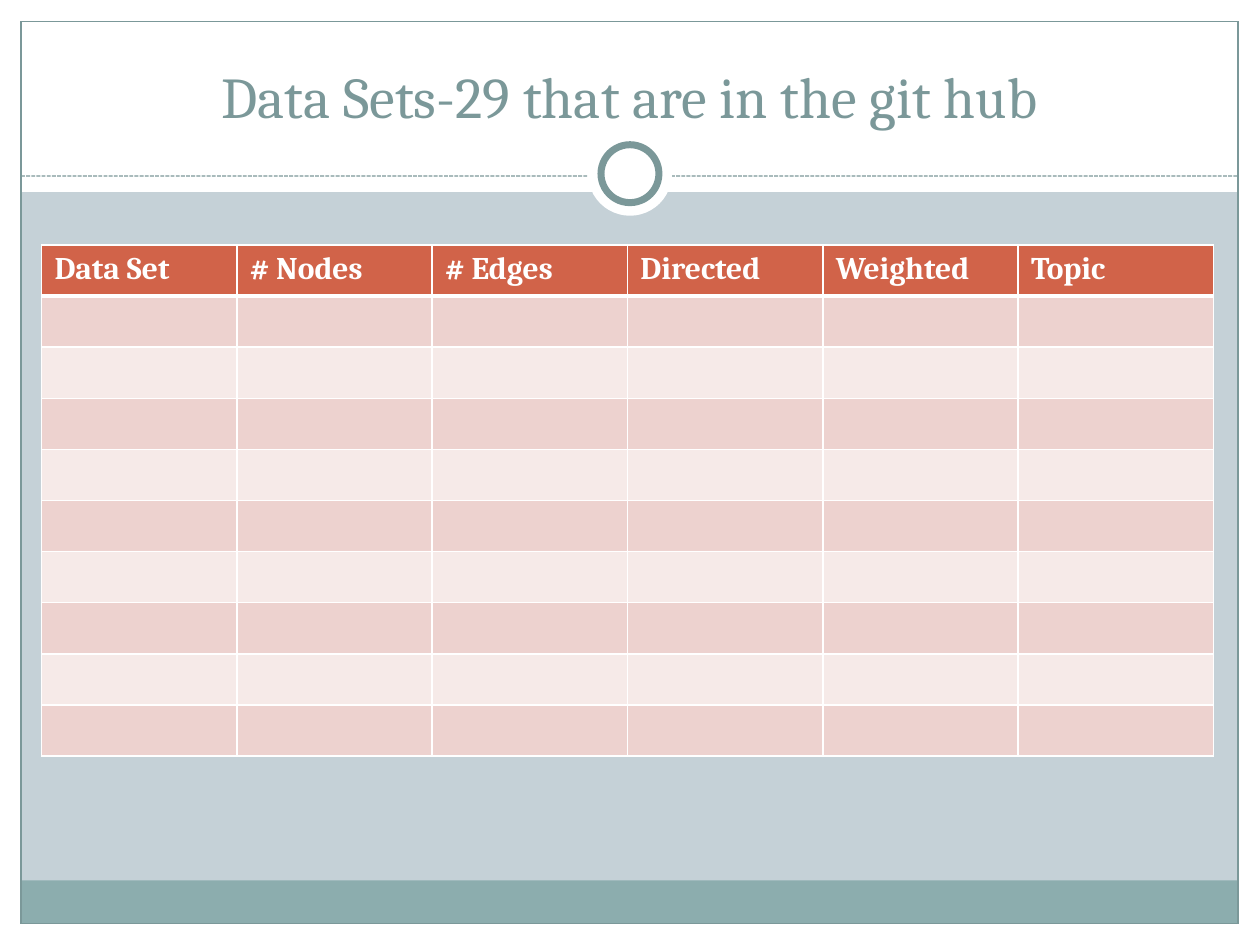
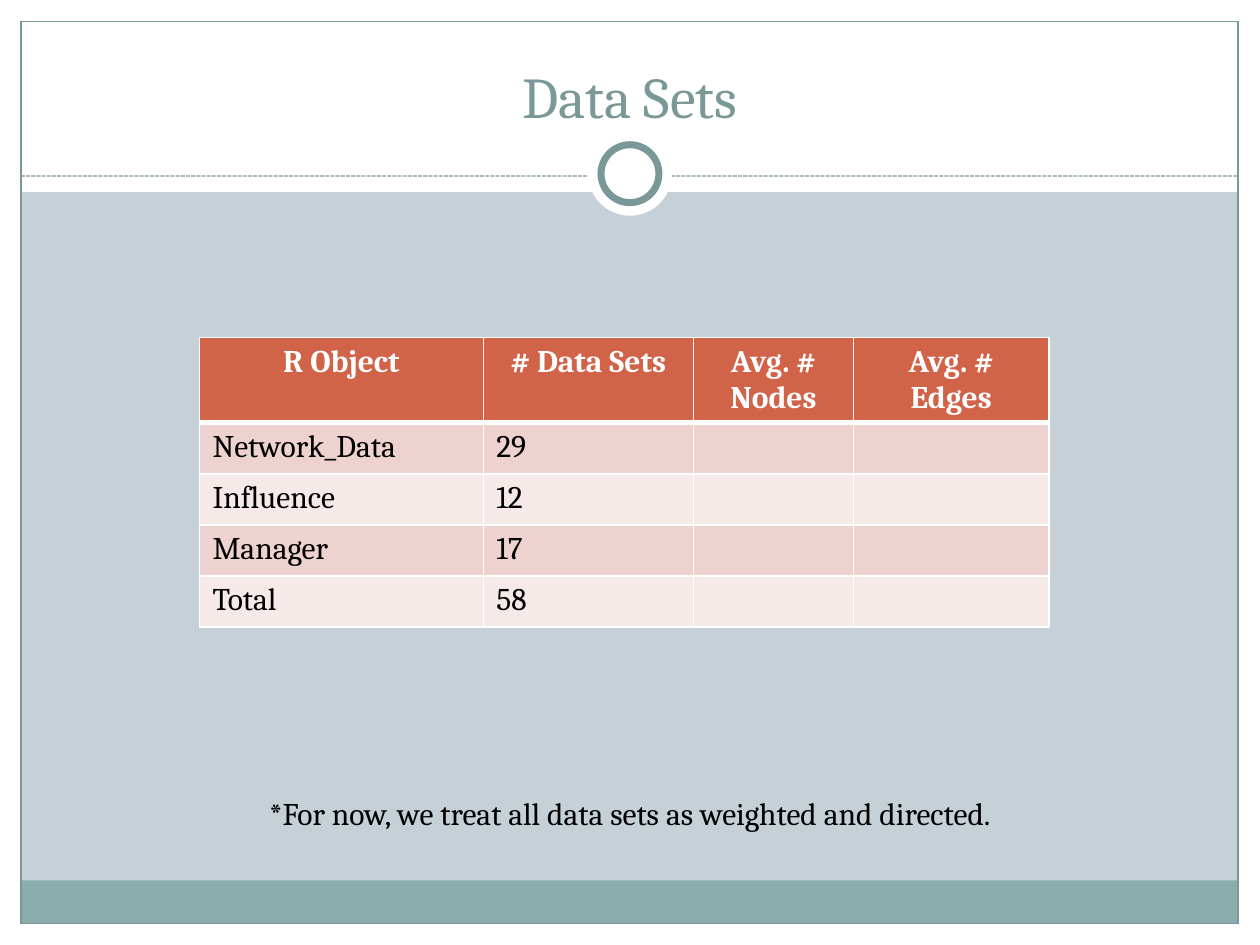
Before and after one commit to matthewjdenny/Hierarchy_In_Networks, a slide deck: slide 2 of Presentation/Oct21/Slides_10.21.pptx. Drawn at 1260x945 pixels with LibreOffice and Linux fonts; fonts in the diff are those of the drawing. Boxes give left, top, right and bottom in pixels: in the first picture for what was removed or moved away, otherwise in the second. Text is boxed around its words. In the diff, an @@ line names an element or a change of style, - is before the commit and + after.

Commit message:
Updated Presentation Some
I re-ran all of the algorithms on all 58 data sets and updated the
plots.

```diff
--- a/Presentation/Oct21/Slides_10.21.pptx
+++ b/Presentation/Oct21/Slides_10.21.pptx
@@ title at box(522, 79, 737, 119): text changed @@
-Data Sets-29 that are in the git hub
+Data Sets
@@ table at box(199, 338, 1048, 630) @@
-Data Set | # Nodes | # Edges | Directed | Weighted | Topic
- |  |  |  |  | 
- |  |  |  |  | 
- |  |  |  |  | 
- |  |  |  |  | 
- |  |  |  |  | 
- |  |  |  |  | 
- |  |  |  |  | 
- |  |  |  |  | 
- |  |  |  |  | 
+R Object | # Data Sets | Avg. # Nodes | Avg. # Edges
+Network_Data | 29 |  | 
+Influence | 12 |  | 
+Manager | 17 |  | 
+Total | 58 |  | 
@@ table: place and size @@
-table at box(42, 244, 1213, 756)
+table at box(199, 338, 1048, 630)
@@ text added at box(269, 803, 990, 832), 18 pt, text #000000 @@
+*For now, we treat all data sets as weighted and directed.
```
Also in this commit, not shown: 3 other slides changed, 3 slides added, 1 slide removed.
